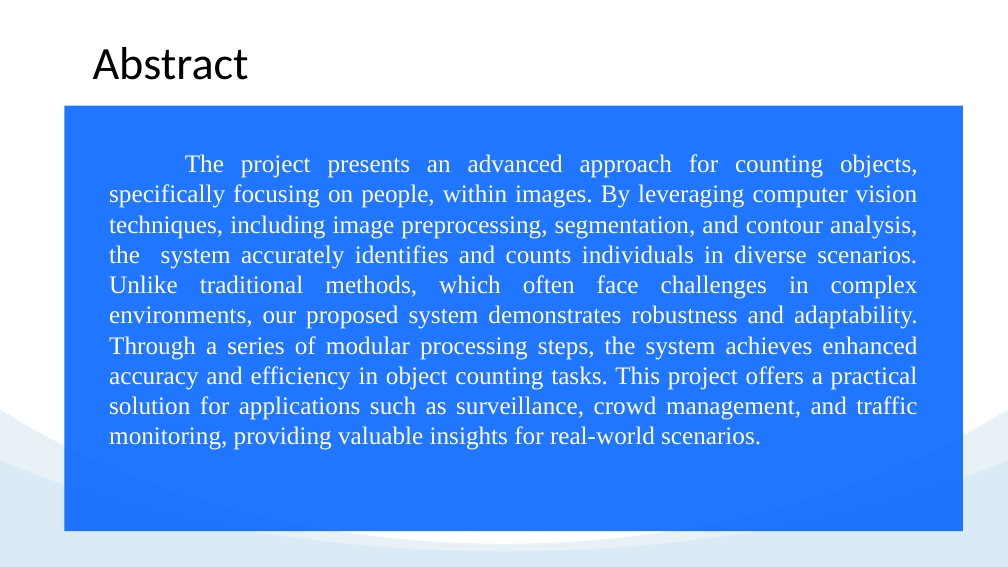
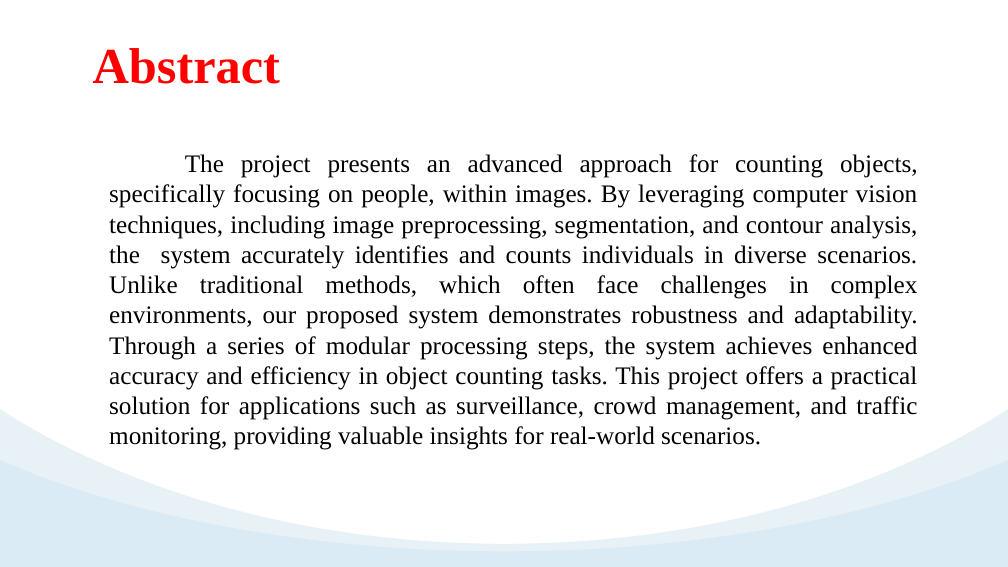
Before and after one commit to Chakrapani2122/Major-Project, a slide deck: slide 3 of Major Project.pptx. Drawn at 1008x567 pixels with LibreOffice and Linux fonts; fonts in the diff are those of the drawing. Boxes give left, top, right and bottom in pixels: in the first picture for what was removed or moved away, otherwise in the second. Text is boxed around its words. In the diff, an @@ line names an element or a change of style, - is before the commit and + after.

```diff
--- a/Major Project.pptx
+++ b/Major Project.pptx
@@ text "Abstract" at [93,48,280,84]: size 44 to 48 pt, font Calibri to Times New Roman, text colour #000000 to #FF0000, bold on @@
@@ rectangle removed at [64,106,963,532] @@
@@ text "The project presents an advanced ..." at [109,154,918,450]: text colour #FFFFFF to #000000 @@
```
Also in this commit, not shown: 10 other slides changed.
